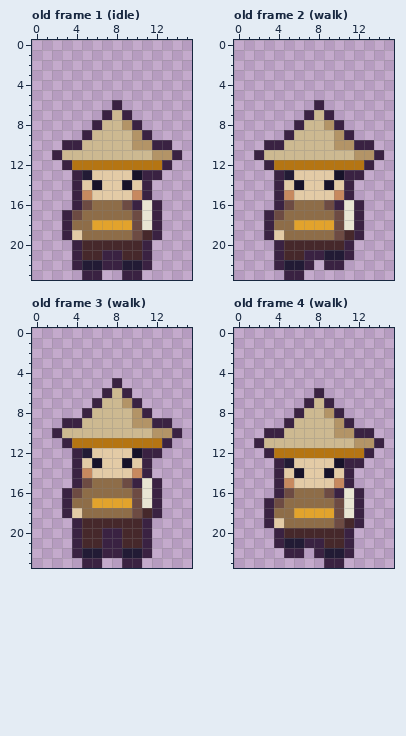
Two states of a pixel-art file, art/bodies/unorthodox.aseprite. The picture above was drawn from the file before the commit.
16x24 pixels, 68 frames. Shown: old frame 1 (idle), old frame 2 (walk), old frame 3 (walk), old frame 4 (walk). The commit also changed other frames, which this record leaves out.
After the commit:
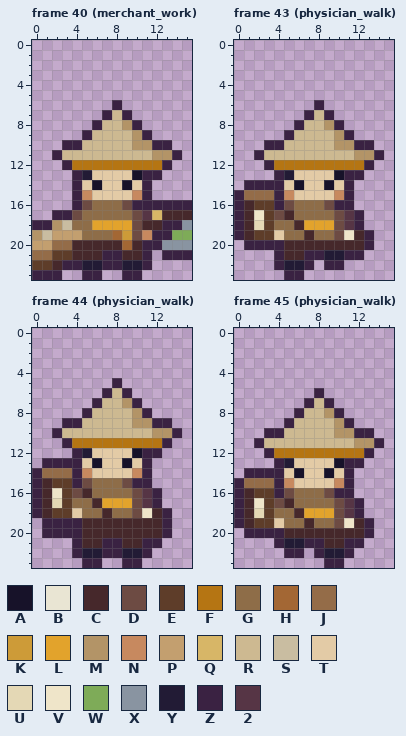
Palette (. is transparent): A #171229  B #e9e5d3  C #46282b  D #6d4b43  E #5e3d29  F #b57513  G #8e6d48  H #a36734  J #946c48  K #cd9b38  L #e2a32c  M #b39467  N #c7895f  P #c39f6f  Q #d7b667  R #cdb991  S #c9bda1  T #e3cba6  U #e4d8b5  V #efe5c9  W #7eab58  X #8994a1  Y #221b35  Z #3a2242  2 #563545
A new or re-ordered frame is compared with the old frame closest to it.
The exact change:
frames 68 -> 166
Frame 40 (merchant_work) is new; against old frame 1 (idle):
y 16: x 11 B -> Z; x 13..15 ... -> ZZZ
y 17: x 2 . -> Z; x 11..15 BZ... -> 2QCCC
y 18: x 0..3 ...Z -> ZZMS; x 11..15 BZ... -> CCZZX
y 19: x 0..4 ...ZT -> MSPPP; x 8..9 GG -> HK; x 11 C -> N; x 13..15 ... -> ZWW
y 20: x 0..4 ....Z -> PPJJC; x 9 C -> H; x 12..15 .... -> ZXXX
y 21: x 0..4 ....Z -> JJEEC; x 13..15 ... -> ZZZ
y 22: x 0..3 .... -> EECZ
y 23: x 0..2 ... -> ZZZ
Frame 43 (physician_walk) is new; against old frame 2 (walk):
y 14: x 1..3 ... -> ZZZ
y 15: x 0..3 .... -> ZJJJ
y 16: x 0..3 .... -> ZCEE; x 11..12 BZ -> Z.
y 17: x 0..3 ...Z -> ZCVE; x 5 G -> C; x 11 B -> 2
y 18: x 0..3 ...Z -> ZCUE; x 6 L -> C; x 11 B -> 2
y 19: x 0..3 ...Z -> ZCEE; x 7 G -> C; x 11..13 CZ. -> VCZ
y 20: x 1..3 ... -> ZZZ; x 11..13 Z.. -> CCZ
y 21: x 12 . -> Z
Frame 44 (physician_walk) is new; against old frame 3 (walk):
y 13: x 1..3 ... -> ZZZ
y 14: x 0..3 .... -> ZJJJ
y 15: x 0..3 .... -> ZCEE; x 11..12 BZ -> Z.
y 16: x 0..3 ...Z -> ZCVE; x 5 G -> C; x 11 B -> 2
y 17: x 0..3 ...Z -> ZCUE; x 6 L -> C; x 11 B -> 2
y 18: x 0..3 ...Z -> ZCEE; x 7 G -> C; x 11..13 CZ. -> VCZ
y 19: x 1..3 ... -> ZZZ; x 11..13 Z.. -> CCZ
y 20: x 1..3 ... -> ZZZ; x 7..8 ZZ -> CC; x 11..13 Z.. -> CCZ
y 21: x 12 . -> Z
Frame 45 (physician_walk) is new; against old frame 4 (walk): the same change as frame 43 (physician_walk)
